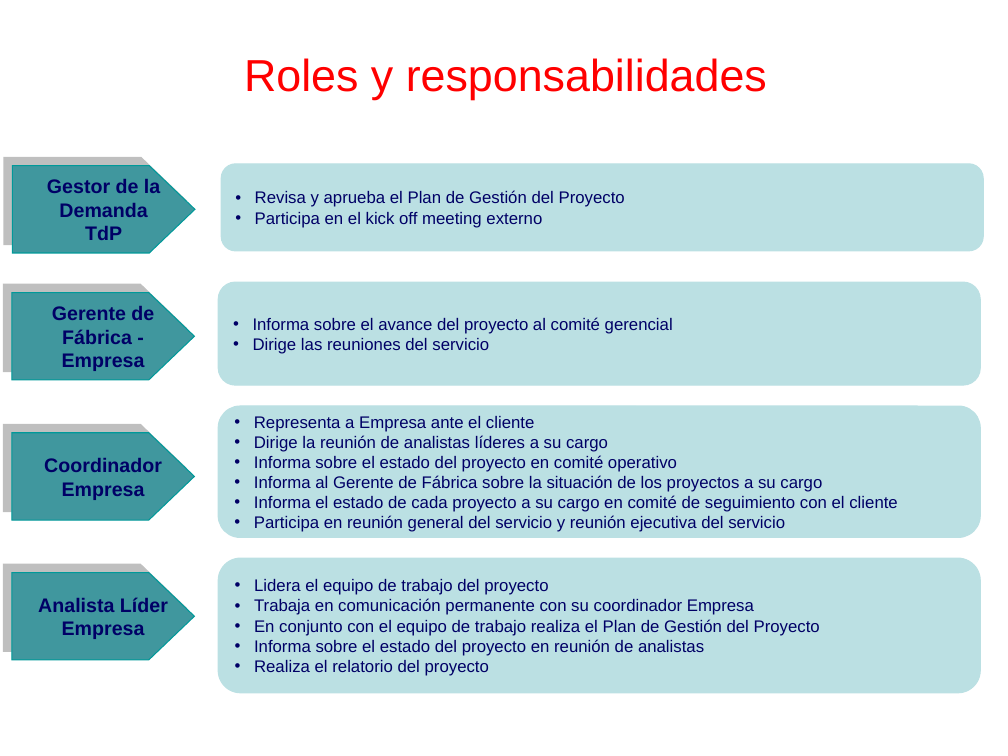
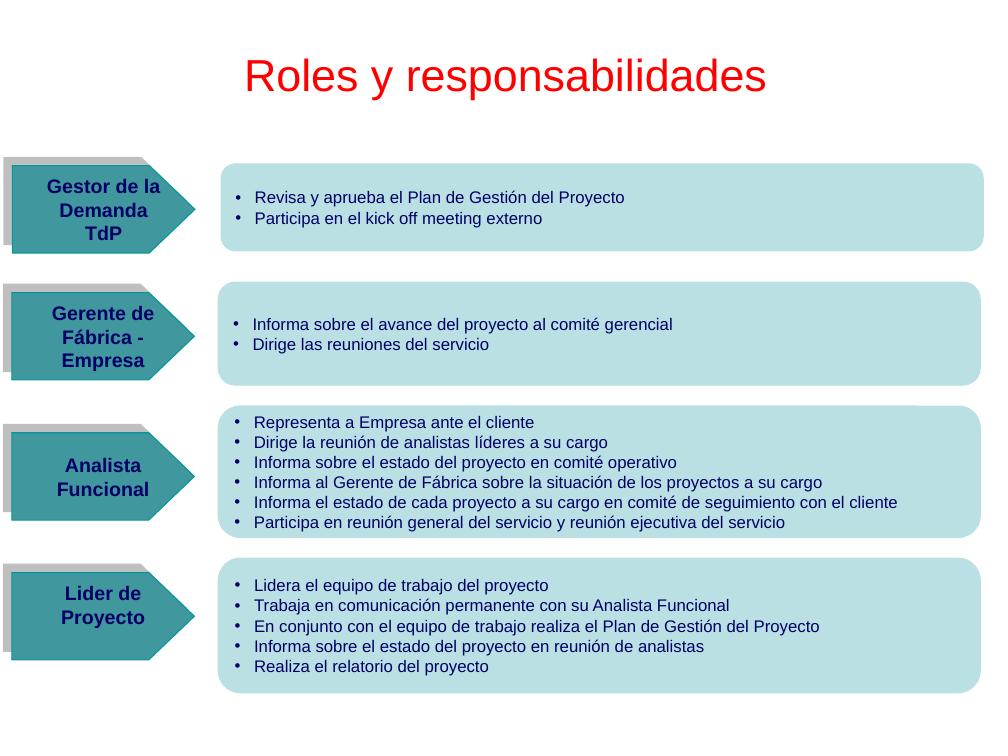
Before and after one commit to cjbensan/sistema-facturacion-inventario, a slide deck: slide 8 of CMMI-Nivel-2/PP-PMC/PGPRO_0.1_2015.ppt. Drawn at 1008x756 pixels with LibreOffice and Linux fonts; fonts in the diff are those of the drawing; background and template pictures are left out. Boxes give left, top, right and bottom in pixels: in the first picture for what was removed or moved away, otherwise in the second. Text is boxed around its words. In the diff, an @@ line names an element or a change of style, - is before the commit and + after.

```diff
--- a/CMMI-Nivel-2/PP-PMC/PGPRO_0.1_2015.ppt
+++ b/CMMI-Nivel-2/PP-PMC/PGPRO_0.1_2015.ppt
@@ text in freeform shape at (48,458,141,492): text changed @@
-Coordinador Empresa
+Analista Funcional
@@ text in freeform shape at (53,586,137,620): text changed @@
-Analista Líder
-Empresa
+Lider de Proyecto
@@ text in rounded rectangle at (254,598,730,615): text changed @@
-• Trabaja en comunicación permanente con su coordinador Empresa
+• Trabaja en comunicación permanente con su Analista Funcional
```
Also in this commit, not shown: 15 other slides changed.
